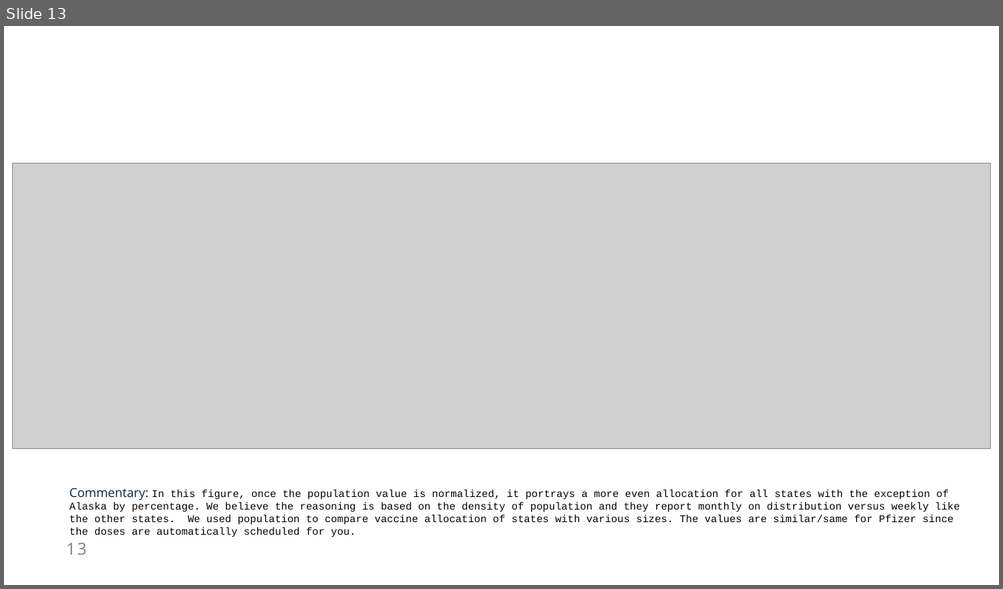
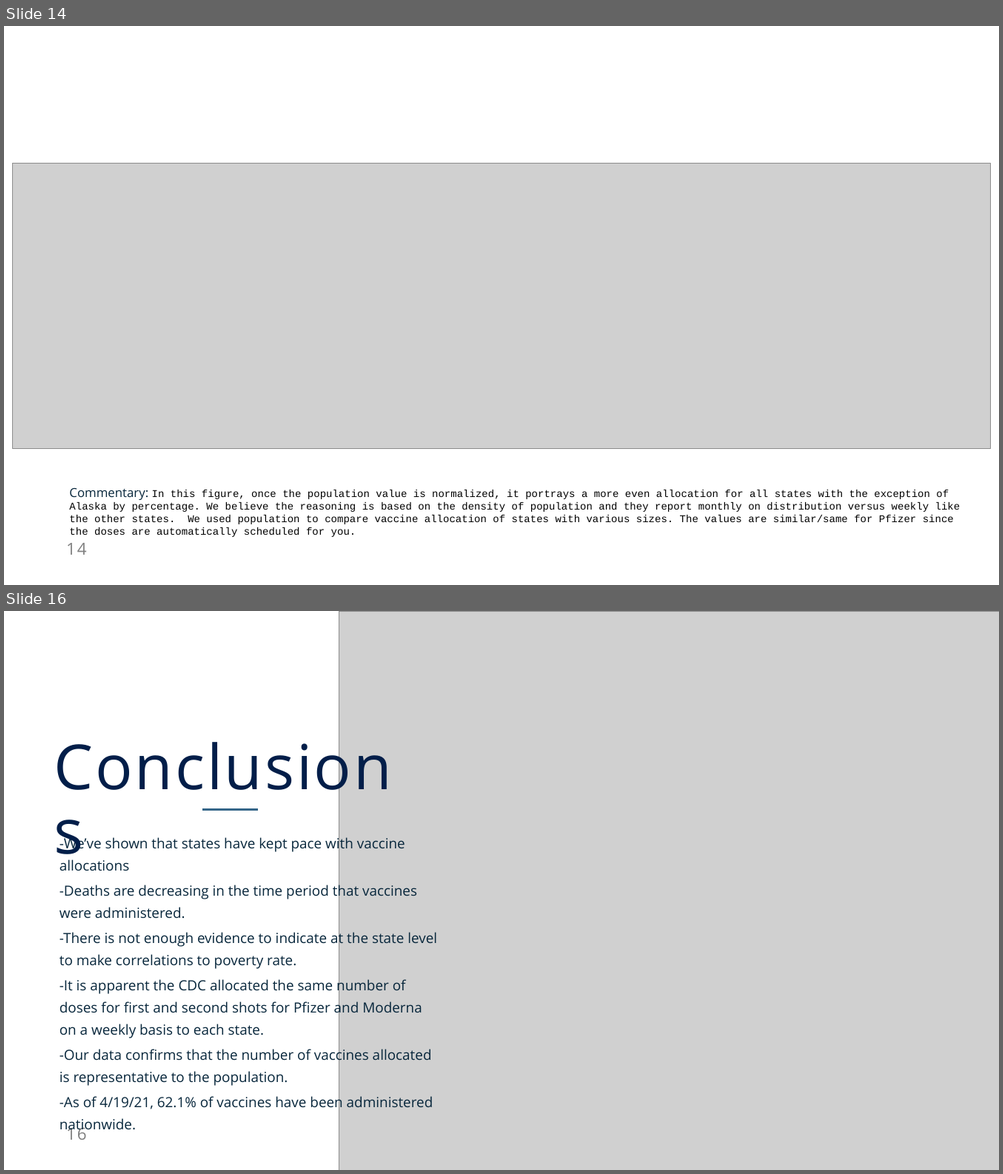
Before and after one commit to NicoleLund/covid_vaccine_availability, a slide deck: presentation/Project_one.pptx. Shown one above the other, each under a label of ours: slide 13 before the commit, slides 14 and 16 after it; the slides between them are not shown. The pictures are 1003x589 and 1003x1174 pixels, drawn with LibreOffice and Linux fonts; fonts in the diff are those of the drawing; grey boxes stand for pictures. Boxes give left, top, right and bottom in pixels: in the first picture for what was removed or moved away, otherwise in the second. Text is boxed around its words. In the diff, an @@ line names an element or a change of style, - is before the commit and + after.

```diff
--- a/presentation/Project_one.pptx
+++ b/presentation/Project_one.pptx
@@ slide 16 added at [4, 611, 999, 1170], background #FFFFFF; not listed: 1 template element that a slide beside it also shows @@
@@ picture added at [339, 611, 999, 1170] @@
@@ text added at [51, 738, 418, 803], 120 pt, text #021E49 @@
+Conclusions
@@ line added from (202, 810) to (258, 810), #356689 3.6 pt @@
@@ text added at [60, 835, 437, 1134], 27 pt, text #08273C @@
+-We’ve shown that states have kept pace with vaccine allocations
+-Deaths are decreasing in the time period that vaccines were administered.
+-There is not enough evidence to indicate at the state level to make correlations to poverty rate.
+-It is apparent the CDC allocated the same number of doses for first and second shots for Pfizer and Moderna on a weekly basis to each state.
+-Our data confirms that the number of vaccines allocated is representative to the population.
+-As of 4/19/21, 62.1% of vaccines have been administered nationwide.
@@ what was slide 13 is now slide 14 @@
@@ page number at [66, 543, 87, 555]: text changed @@
-13
+14
```
Also in this commit, not shown: 6 slides changed, 3 other slides added, 11 slides removed.
